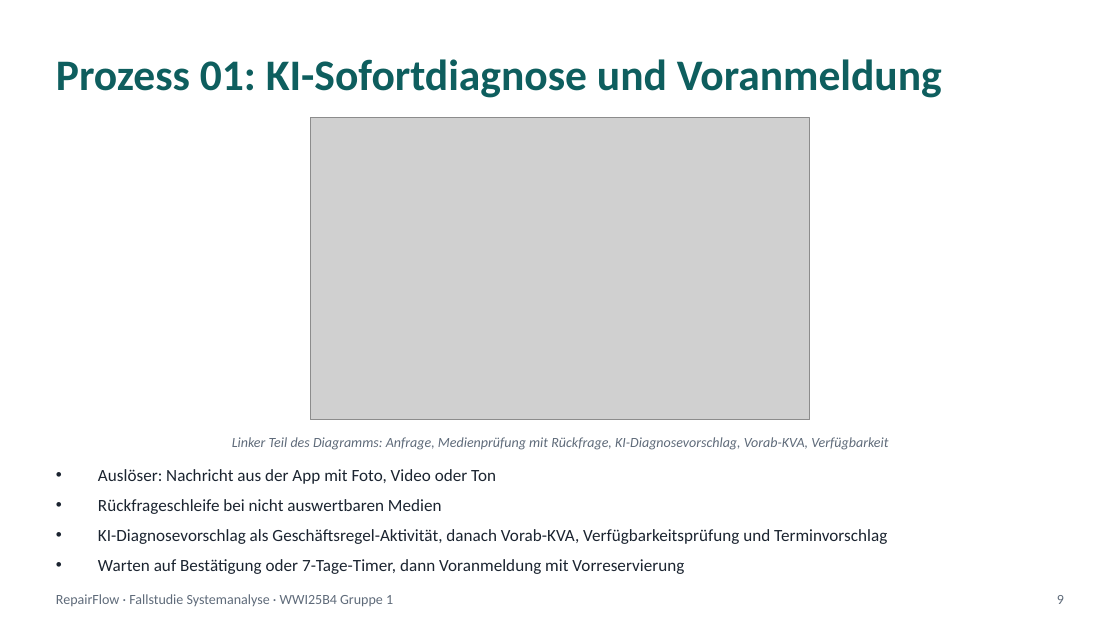
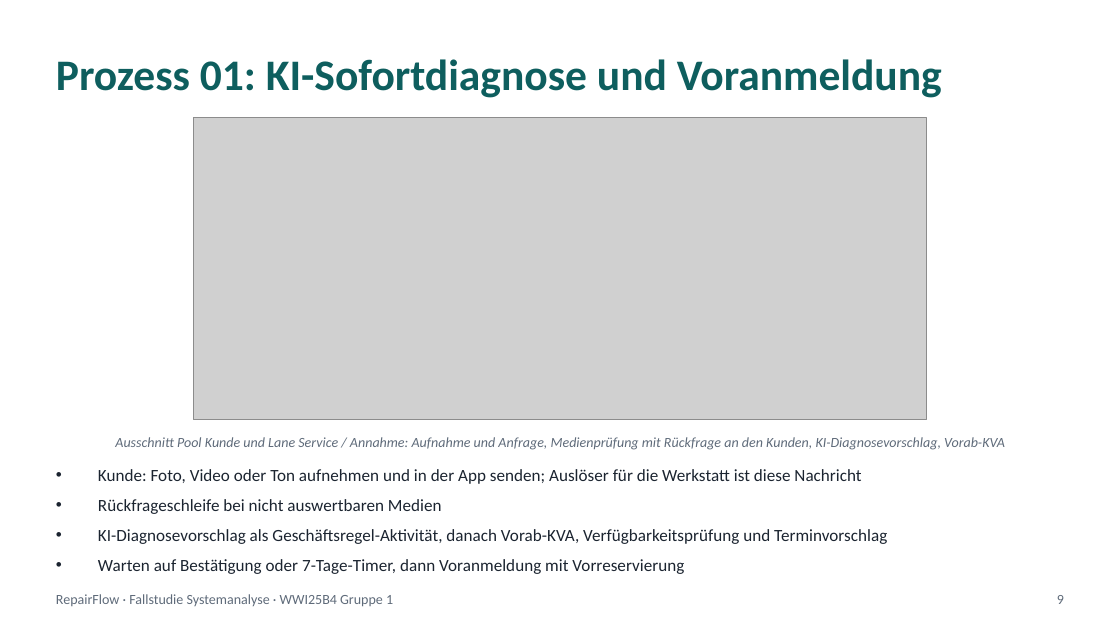
Before and after one commit to jakobschwan123-cmd/casestudy-semester-3, a slide deck: slide 9 of praesi/Abschlusspraesentation.pptx. Drawn at 1120x630 pixels with LibreOffice and Linux fonts; fonts in the diff are those of the drawing; grey boxes stand for pictures. Boxes give left, top, right and bottom in pixels: in the first picture for what was removed or moved away, otherwise in the second. Text is boxed around its words. In the diff, an @@ line names an element or a change of style, - is before the commit and + after.

```diff
--- a/praesi/Abschlusspraesentation.pptx
+++ b/praesi/Abschlusspraesentation.pptx
@@ picture: place and size @@
-picture at (310, 118, 810, 420)
+picture at (194, 118, 927, 420)
@@ text at (115, 437, 1005, 450): text changed @@
-Linker Teil des Diagramms: Anfrage, Medienprüfung mit Rückfrage, KI-Diagnosevorschlag, Vorab-KVA, Verfügbarkeit
+Ausschnitt Pool Kunde und Lane Service / Annahme: Aufnahme und Anfrage, Medienprüfung mit Rückfrage an den Kunden, KI-Diagnosevorschlag, Vorab-KVA
@@ text at (98, 469, 861, 484): text changed @@
-• Auslöser: Nachricht aus der App mit Foto, Video oder Ton
+• Kunde: Foto, Video oder Ton aufnehmen und in der App senden; Auslöser für die Werkstatt ist diese Nachricht
```
Also in this commit, not shown: 3 other slides changed, 39 other files.
